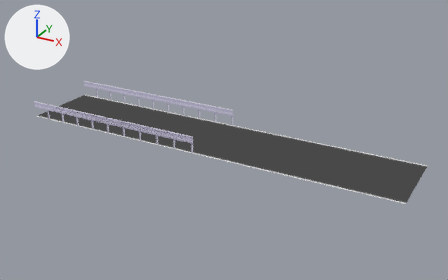
The glTF model assets/overworld/3d/Gift_Plane.glb: old version first, new version second.
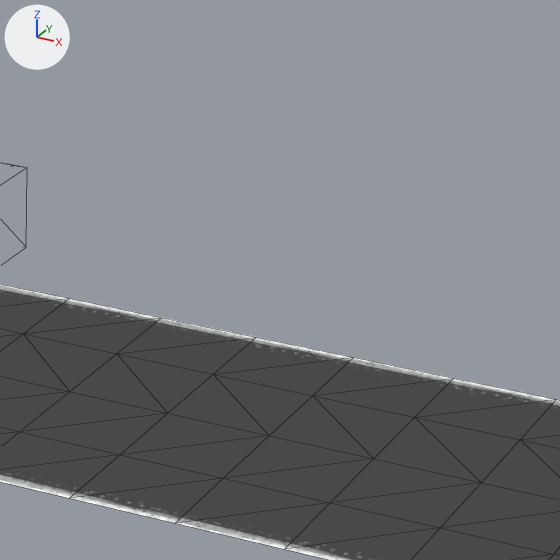
Old and new are each drawn whole from a 50 mm camera at (19.14, -24.69, 12.39) aimed at (5.62, -0.12, 0.11) and again close up on the part from 53% to 77% of the width and 26% to 64% of the height. The axes (+X, +Y, +Z) are drawn at upper left. The lights are the same throughout. The first two pictures are the older version. The close-ups show mesh edges as thin lines. Where no turn or scale is listed for an object, it has been applied to the vertices.

Objects in the first close-up: 'Front Rail Hitbox Object', 'Road Object.001'.
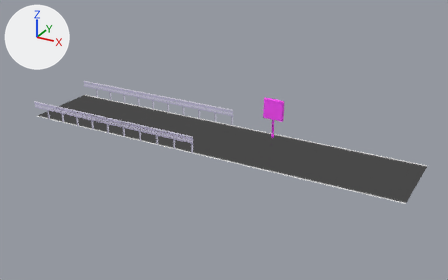
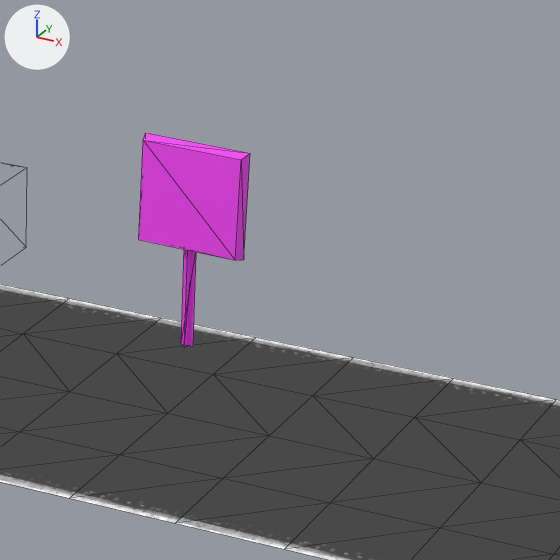
Commit message: Created sign

Location of each change, [x1, y1, x2, y2] in pixels of the close-ups (560 x 560 px):
'Sign', added (pink): after [139, 133, 250, 260]
'Sign Pole', added (pink): after [181, 249, 196, 346]
'Sign Pole.001', added: after [184, 250, 190, 347]

What changed in the scene script:
```text
Add mat_sign_material:
    mat_sign_material = principled_material('Sign Material')
    mat_sign_material.base_color = (1.0, 0.2, 1.0)  # pink #ff7cff
    mat_sign_material.metallic = 1.0
    mat_sign_material.roughness = 1.0
Add me_plane_001:
    me_plane_001.from_pydata([(0.0, -0.063, -0.5), (0.0, 0.063, -0.5), (0.0, -0.063, 0.5), (0.0, 0.063, 0.5)], [], [(0, 1, 3), (0, 3, 2)])
    me_plane_001.materials.append(mat_sign_material)  # pink #ff7cff
Add me_plane:
    me_plane.from_pydata([(-0.062, 0.0, -0.5), (0.062, 0.0, -0.5), (-0.062, 0.0, 0.5), (0.062, 0.0, 0.5)], [], [(0, 1, 3), (0, 3, 2)])
    me_plane.materials.append(mat_sign_material)  # pink #ff7cff
Add me_cube:
    me_cube.from_pydata([(-0.509, -0.062, -0.491), (-0.491, -0.062, 0.509), (-0.54, 0.062, -0.522), (-0.522, 0.062, 0.54), (0.491, -0.062, -0.509), (0.509, -0.062, 0.491), (0.522, 0.062, -0.54), (0.54, 0.062, 0.522)], [], [(0, 1, 3), (0, 3, 2), (2, 3, 7), (2, 7, 6), (6, 7, 5), (6, 5, 4), (4, 5, 1), (4, 1, 0), (2, 6, 4), (2, 4, 0), (7, 3, 1), (7, 1, 5)])
    me_cube.materials.append(mat_sign_material)  # pink #ff7cff
Add ob_sign_pole_001:
    ob_sign_pole_001 = bpy.data.objects.new('Sign Pole.001', me_plane_001)
    ob_sign_pole_001.location = (7.5, 1.5, 0.5)
Add ob_sign_pole:
    ob_sign_pole = bpy.data.objects.new('Sign Pole', me_plane)
    ob_sign_pole.location = (7.5, 1.5, 0.5)
Add ob_sign:
    ob_sign = bpy.data.objects.new('Sign', me_cube)
    ob_sign.location = (7.5, 1.5, 1.5)
```
